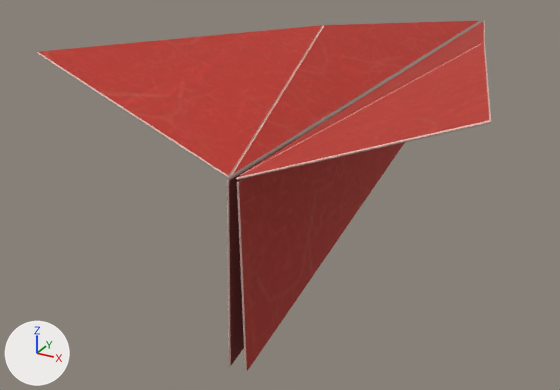
The glTF model assets/paper/guns/plane_flight_red.glb, before and after one commit.
Both versions are drawn from a 50 mm lens placed at (0.127, -0.358, 0.108), pointed at (-0.045, -0.045, -0.049). Every picture has the same lights, and +X, +Y and +Z are marked at lower left. The older version comes first. Where no turn or scale is listed for an object, it has been applied to the vertices. Vertices at exactly the same position are counted once.

In view in the first picture: 'plane', 'wing_l', 'wing_r'.
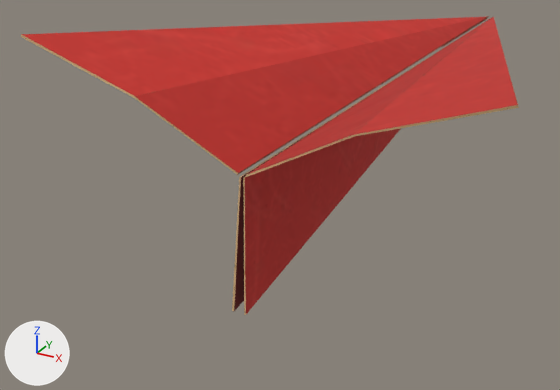
Location of each change, [x1, y1, x2, y2] in pixels of the pictures (560 x 390 px):
'wing_l', reshaped, moved: before [37, 20, 480, 178]; after [21, 16, 488, 175]
'plane', reshaped, moved: before [227, 68, 409, 372]; after [232, 33, 467, 315]
'wing_r', reshaped, moved (7% wider): before [236, 21, 491, 180]; after [246, 16, 519, 177]
part 1 of me_plane, rebuilt (19% shorter): before [237, 142, 405, 372]; after [243, 128, 401, 315]
part 2 of me_plane, rebuilt: before [227, 68, 409, 367]; after [232, 33, 467, 311]
part 3 of me_wing_l, rebuilt (41% wider): before [230, 20, 480, 177]; after [135, 16, 488, 175]
part 4 of me_wing_l, rebuilt (61% wider, 47% shorter): before [37, 25, 323, 178]; after [21, 17, 482, 98]
part 5 of me_wing_l, added: after [441, 18, 487, 47]
part 6 of me_wing_r, rebuilt: before [241, 21, 485, 175]; after [246, 18, 491, 177]
part 7 of me_wing_r, rebuilt (35% narrower, 12% shorter): before [236, 43, 491, 180]; after [354, 16, 519, 136]

Patch to the scene script:
```diff
--- a/assets/paper/guns/plane_flight_red.glb.py
+++ b/assets/paper/guns/plane_flight_red.glb.py
@@ me_plane @@
 # used by ob_plane; parent = ob_vm; location = (0.0, -0.03, -0.012)
-me_plane.from_pydata(...)  # 33 vertices, 58 faces; spans x -0.004..0.004, y -0.13..0.17, z -0.053..0.022
+me_plane.from_pydata(...)  # 12 vertices, 16 faces; spans x -0.003..0.003, y -0.158..0.156, z -0.052..-0.001
+# me_plane part 1: the loose piece of 17 vertices spanning x 0.002..0.004, y -0.13..0.17, z -0.053..0.022 is rebuilt with 6 vertices and now spans x 0.001..0.003, y -0.158..0.156, z -0.052..-0.001
+# me_plane part 2: the loose piece of 16 vertices spanning x -0.004..-0.002, y -0.13..0.17, z -0.053..0.022 is rebuilt with 6 vertices and now spans x -0.003..-0.001, y -0.158..0.156, z -0.052..-0.001
 me_plane.materials.append(mat_paper_plane_flight)
@@ me_wing_l @@
 # used by ob_wing_l; location = (0.0, -0.01, 0.01)
 # verts and faces of me_wing_l; kept vertices keep their numbers, new ones are numbered from 36
-me_wing_l.from_pydata(...)  # 36 vertices, 64 faces; spans x -0.081..-0.001, y -0.15..0.15, z 0.001..0.033
+me_wing_l.from_pydata(...)  # 18 vertices, 24 faces; spans x -0.088..-0.001, y -0.16..0.16, z -0.001..0.039
+# me_wing_l part 3: the loose piece of 18 vertices spanning x -0.04..-0.001, y -0.15..0.15, z 0.001..0.021 is rebuilt with 6 vertices and now spans x -0.041..-0.001, y -0.157..0.16, z 0.0..0.022
+# me_wing_l part 4: the loose piece of 18 vertices spanning x -0.081..-0.001, y -0.15..0.0, z 0.001..0.033 is rebuilt with 6 vertices and now spans x -0.088..-0.001, y -0.16..0.16, z 0.0..0.039
+# me_wing_l part 5
+verts[36] = (-0.002, 0.156, -0.001)  # pixel (486, 19)
+verts[37] = (-0.002, 0.064, -0.001)  # pixel (442, 46)
+verts[38] = (-0.027, 0.064, 0.01)
+for new, old in zip([39, 40, 41], [36, 37, 38]): verts[new] = verts[old] + (0.001, 0.0, 0.001)
+faces += [(36, 37, 38), (39, 41, 40), (36, 39, 37), (37, 40, 41), (36, 38, 41), (37, 39, 40)]
+faces += [(37, 41, 38), (36, 41, 39)]
 me_wing_l.materials.append(mat_paper_plane_flight)
@@ me_wing_r @@
 # used by ob_wing_r; location = (0.0, -0.01, 0.01)
-me_wing_r.from_pydata(...)  # 35 vertices, 62 faces; spans x 0.001..0.081, y -0.15..0.15, z 0.001..0.033
+me_wing_r.from_pydata(...)  # 18 vertices, 24 faces; spans x 0.001..0.088, y -0.16..0.16, z -0.001..0.039
+# me_wing_r part 6: the loose piece of 18 vertices spanning x 0.001..0.04, y -0.15..0.15, z 0.001..0.021 is rebuilt with 6 vertices and now spans x 0.001..0.041, y -0.157..0.16, z 0.0..0.022
+# me_wing_r part 7: the loose piece of 17 vertices spanning x 0.001..0.081, y -0.15..0.0, z 0.001..0.033 is rebuilt with 6 vertices and now spans x 0.002..0.088, y -0.16..0.16, z 0.0..0.039
+# other edits to the shape of me_wing_r do not show in these pictures
 me_wing_r.materials.append(mat_paper_plane_flight)
@@ ob_plane @@
 ob_plane.parent = ob_vm
-ob_plane.location = (0.0, -0.03, -0.012)
+ob_plane.location = (0.0, 0.0, 0.01)
@@ ob_wing_l @@
 ob_wing_l = bpy.data.objects.new('wing_l', me_wing_l)
-ob_wing_l.location = (0.0, -0.01, 0.01)
+ob_wing_l.location = (0.0, 0.0, 0.01)
@@ ob_wing_r @@
 ob_wing_r = bpy.data.objects.new('wing_r', me_wing_r)
-ob_wing_r.location = (0.0, -0.01, 0.01)
+ob_wing_r.location = (0.0, 0.0, 0.01)
```
